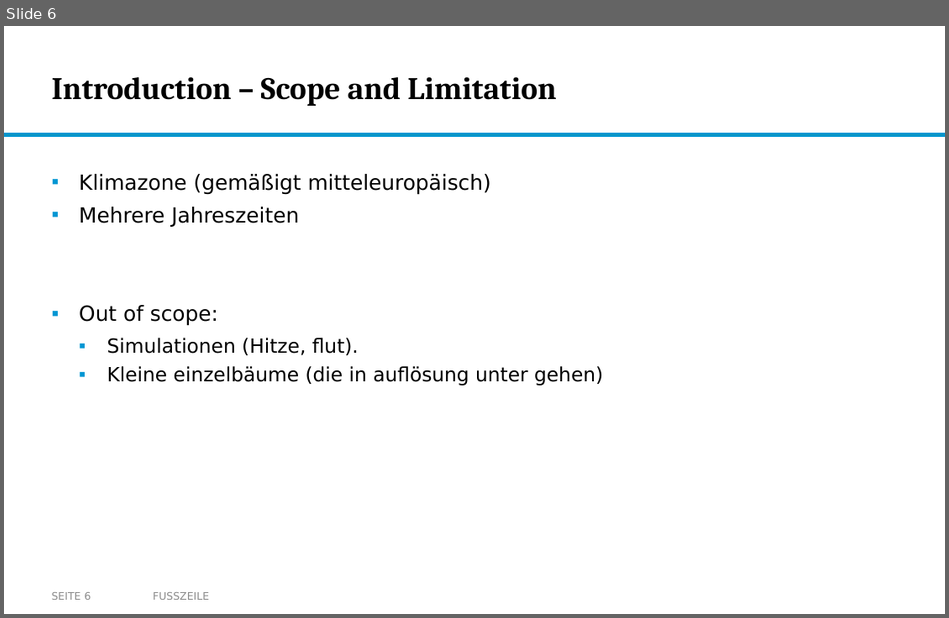
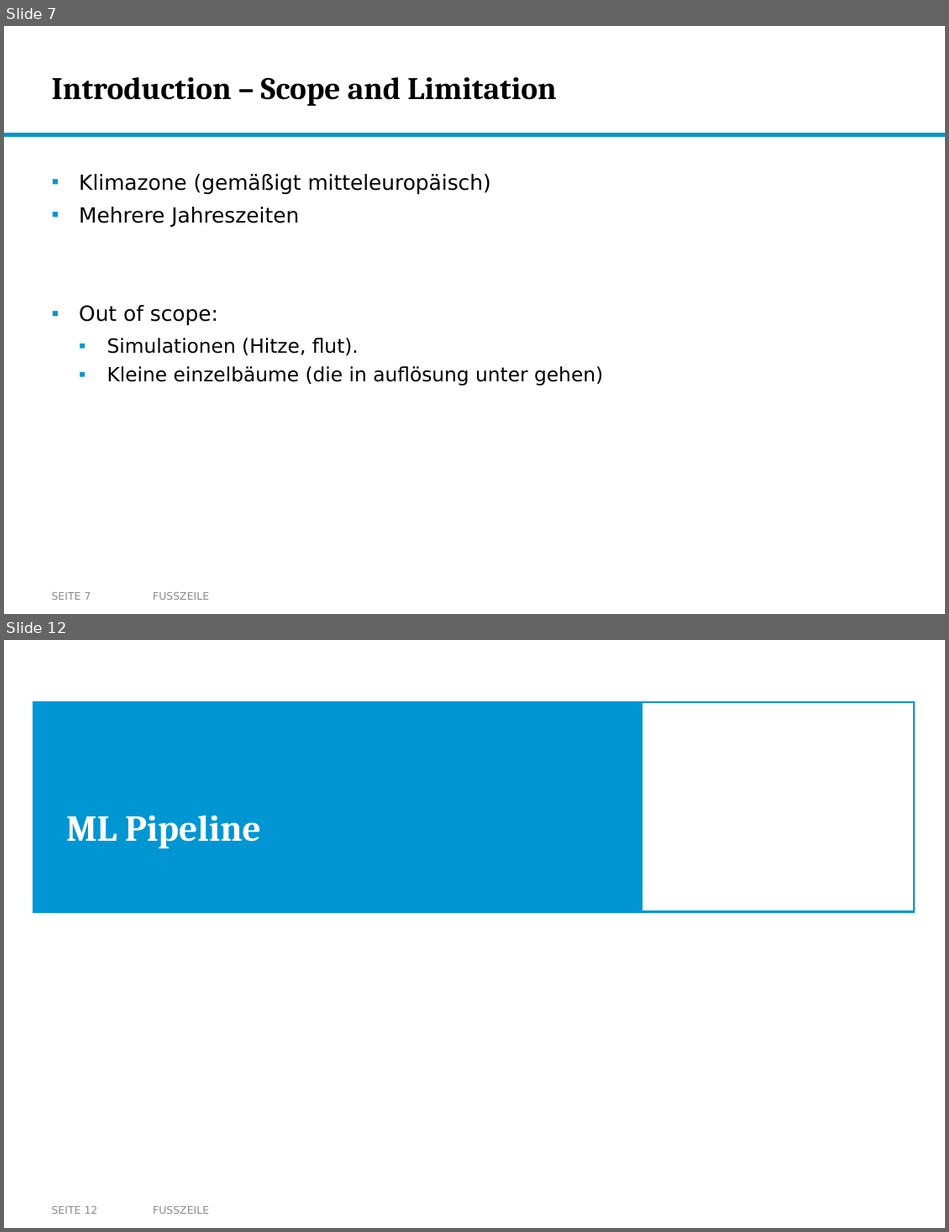
Before and after one commit to nikmaster/wu_dslab_infrared-city, a slide deck: deliverables/3b. intermediate slides/Intermediate Slides.pptx. Shown one above the other, each under a label of ours: slide 6 before the commit, slides 7 and 12 after it; the slides between them are not shown. The pictures are 949x618 and 949x1232 pixels, drawn with LibreOffice and Linux fonts; fonts in the diff are those of the drawing; background and template pictures are left out. Boxes give left, top, right and bottom in pixels: in the first picture for what was removed or moved away, otherwise in the second. Text is boxed around its words. In the diff, an @@ line names an element or a change of style, - is before the commit and + after.

```diff
--- a/deliverables/3b. intermediate slides/Intermediate Slides.pptx
+++ b/deliverables/3b. intermediate slides/Intermediate Slides.pptx
@@ slide 12 added at (x1=4, y1=640, x2=945, y2=1228), background #FFFFFF @@
@@ rectangle added at (x1=33, y1=702, x2=641, y2=912), fill #0096D3, outline #0096D3 1.5 pt @@
@@ rectangle added at (x1=641, y1=702, x2=914, y2=912), fill #FFFFFF, outline #0096D3 1.5 pt @@
@@ title added at (x1=66, y1=815, x2=261, y2=849), 28 pt, text #FFFFFF, bold @@
+ML Pipeline
@@ page number added at (x1=52, y1=1206, x2=98, y2=1214), 8 pt, text #8C8C8C @@
+SEITE 12
@@ text added at (x1=153, y1=1206, x2=209, y2=1214), 8 pt, text #8C8C8C @@
+FUSSZEILE
@@ what was slide 6 is now slide 7 @@
@@ page number at (x1=52, y1=592, x2=91, y2=600): text changed @@
-SEITE 6
+SEITE 7
```
Also in this commit, not shown: 2 slides changed, 7 other slides added.
